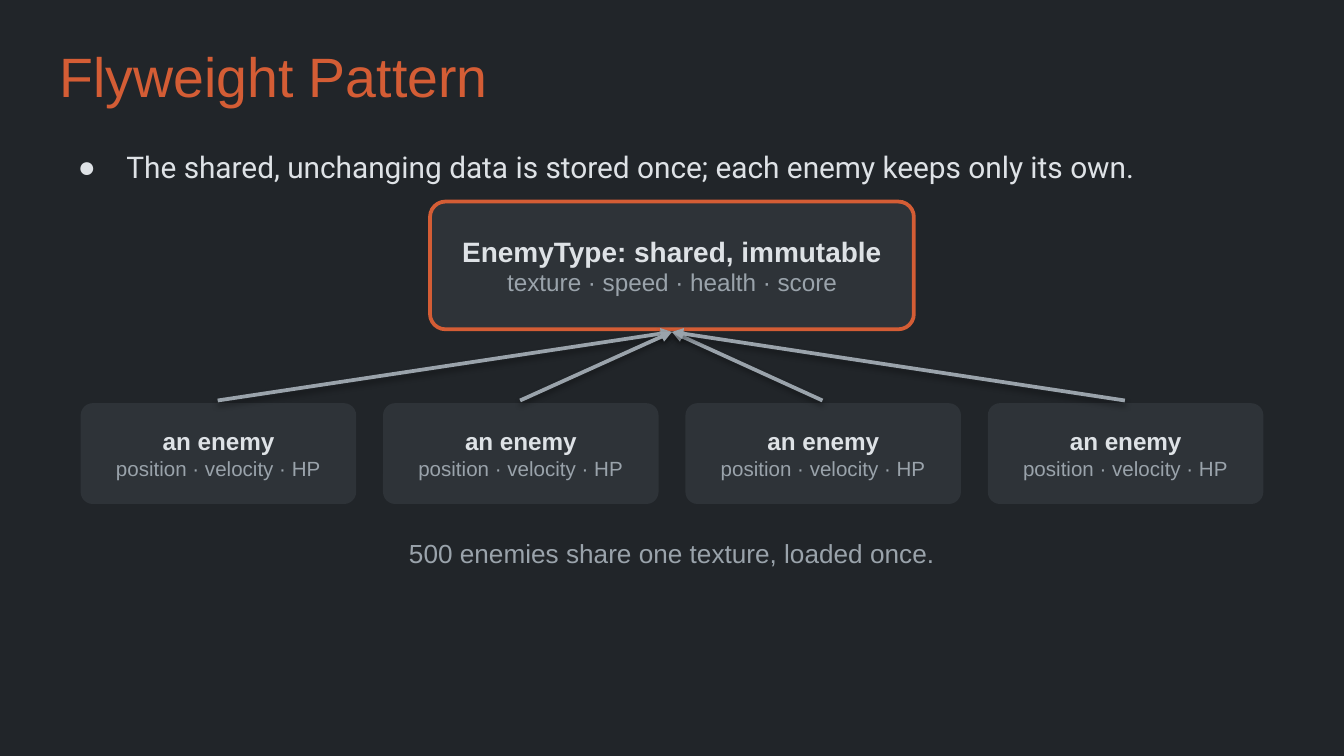
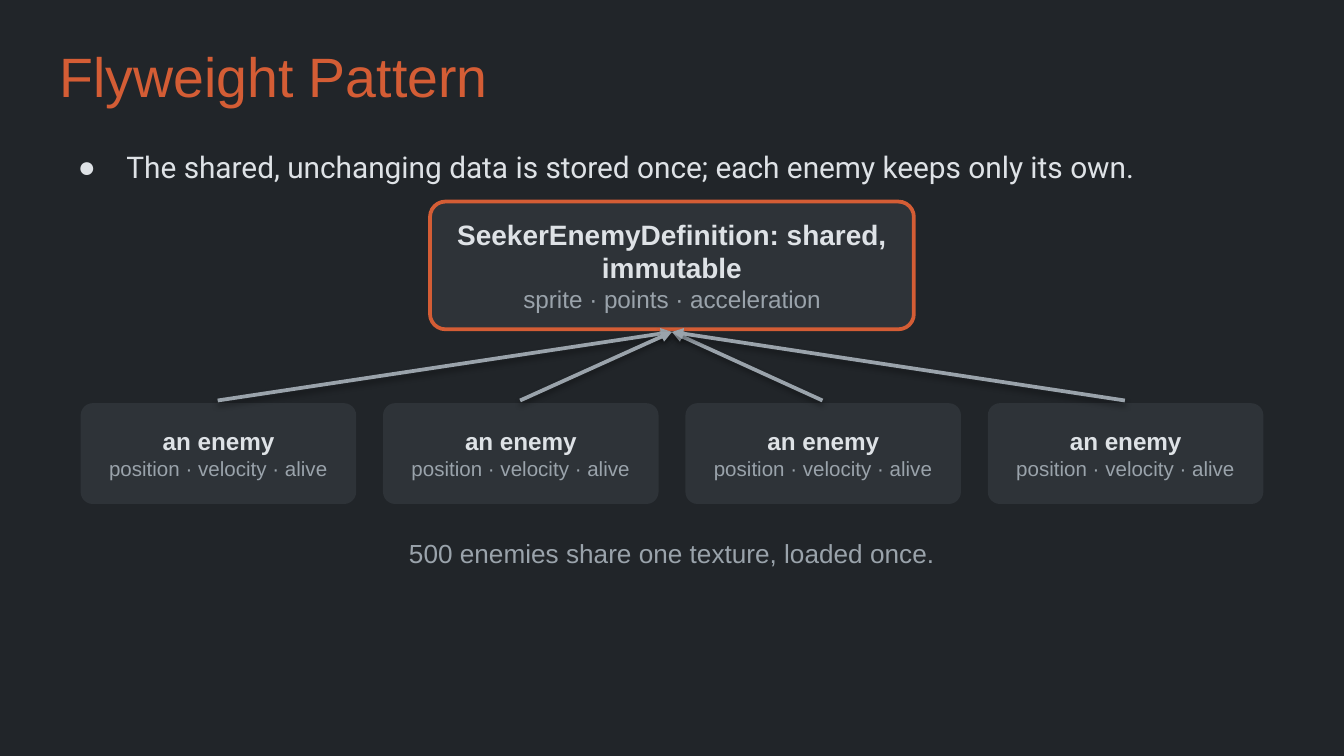
Before and after one commit to Metamate/gar, a slide deck: slide 22 of slides/11 Geometry Wars.pptx. Drawn at 1344x756 pixels with LibreOffice and Linux fonts; fonts in the diff are those of the drawing. Boxes give left, top, right and bottom in pixels: in the first picture for what was removed or moved away, otherwise in the second. Text is boxed around its words. In the diff, an @@ line names an element or a change of style, - is before the commit and + after.

```diff
--- a/slides/11 Geometry Wars.pptx
+++ b/slides/11 Geometry Wars.pptx
@@ text in rounded rectangle at [457, 224, 886, 313]: text changed @@
-EnemyType: shared, immutable
-texture · speed · health · score
+SeekerEnemyDefinition: shared, immutable
+sprite · points · acceleration
@@ text in rounded rectangle at [109, 461, 327, 480]: text changed @@
-position · velocity · HP
+position · velocity · alive
@@ text in rounded rectangle at [411, 461, 629, 480]: text changed @@
-position · velocity · HP
+position · velocity · alive
@@ text in rounded rectangle at [714, 461, 932, 480]: text changed @@
-position · velocity · HP
+position · velocity · alive
@@ text in rounded rectangle at [1016, 461, 1234, 480]: text changed @@
-position · velocity · HP
+position · velocity · alive
```
Also in this commit, not shown: 2 other slides changed, 8 other files.
